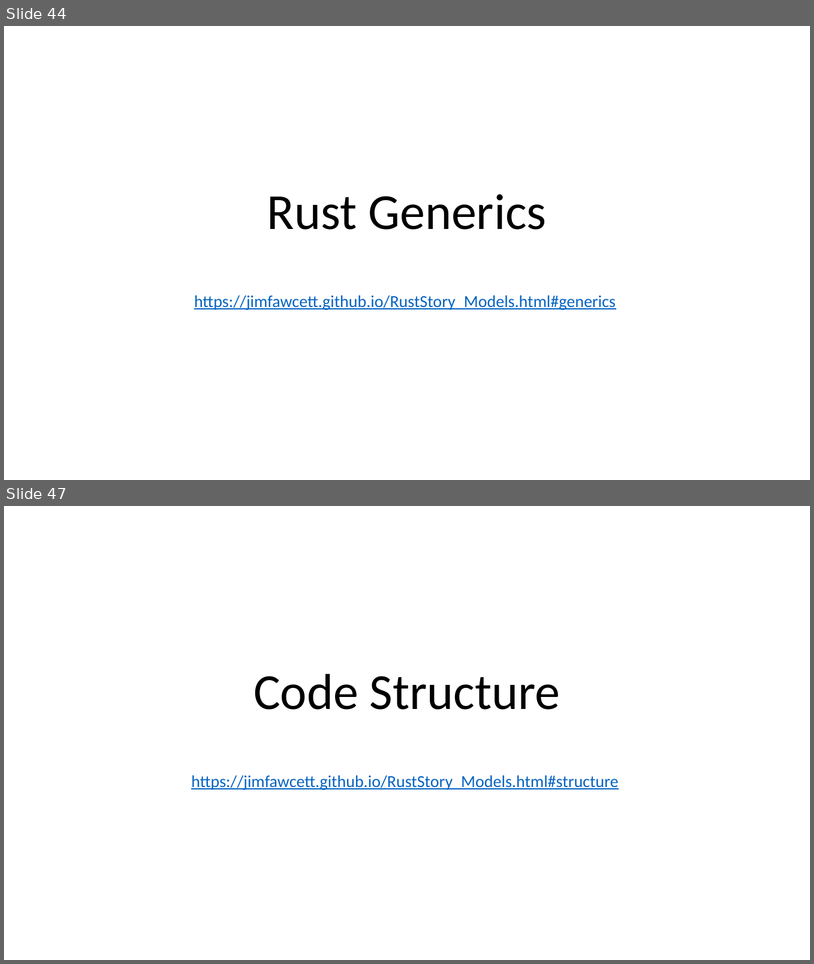
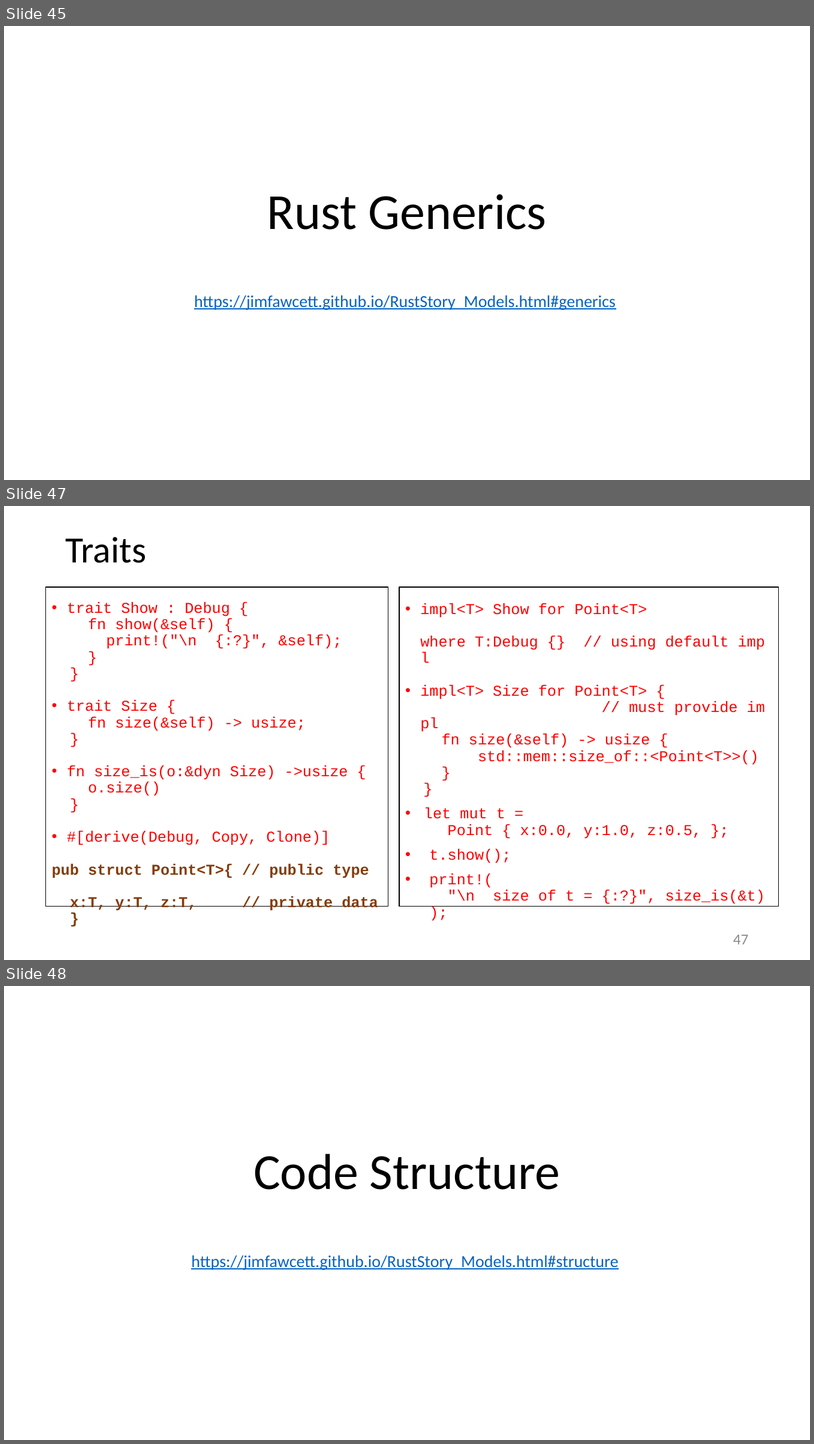
Before and after one commit to JimFawcett/JimFawcett.github.io, a slide deck: Resources/RustModels.pptx. Shown one above the other, each under a label of ours: slides 44 and 47 before the commit, slides 45, 47 and 48 after it; the slides between them are not shown. The pictures are 814x964 and 814x1444 pixels, drawn with LibreOffice and Linux fonts; fonts in the diff are those of the drawing. Boxes give left, top, right and bottom in pixels: in the first picture for what was removed or moved away, otherwise in the second. Text is boxed around its words. In the diff, an @@ line names an element or a change of style, - is before the commit and + after.

```diff
--- a/Resources/RustModels.pptx
+++ b/Resources/RustModels.pptx
@@ slide 47 added at box(4, 506, 810, 960), background #FFFFFF @@
@@ title added at box(65, 537, 146, 563), 44 pt, text #000000 @@
+Traits
@@ text added at box(46, 587, 389, 906), outline #000000 1 pt, 18 pt, text #FF0000 @@
+• trait Show : Debug {
+fn show(&self) {
+print!("\n {:?}", &self);
+}
+}
+• trait Size {
+fn size(&self) -> usize;
+}
+• fn size_is(o:&dyn Size) ->usize {
+o.size()
+}
+• #[derive(Debug, Copy, Clone)]
+pub struct Point<T>{ // public type
+x:T, y:T, z:T, // private data
+}
@@ text added at box(399, 587, 779, 906), outline #000000 1 pt, 18 pt, text #FF0000 @@
+• impl<T> Show for Point<T>
+  where T:Debug {} // using default impl
+• impl<T> Size for Point<T> {
+  // must provide impl
+fn size(&self) -> usize {
+std::mem::size_of::<Point<T>>()
+}
+}
+• let mut t =
+  Point { x:0.0, y:1.0, z:0.5, };
+• t.show();
+• print!(
+  "\n size of t = {:?}", size_is(&t)
+  );
@@ page number added at box(734, 934, 749, 944), 18 pt, text #8C8C8C @@
+47
@@ what was slide 44 is now slide 45 @@
@@ what was slide 47 is now slide 48 @@
```
Also in this commit, not shown: 8 slides changed, 1 other slide added, 1 slide removed, 8 other files.
